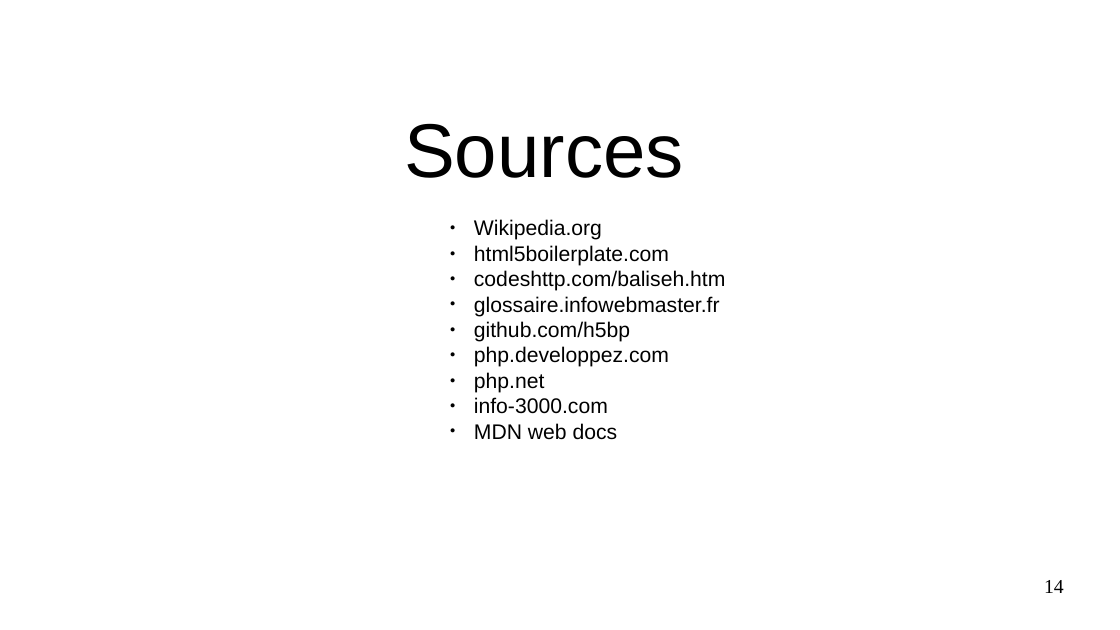
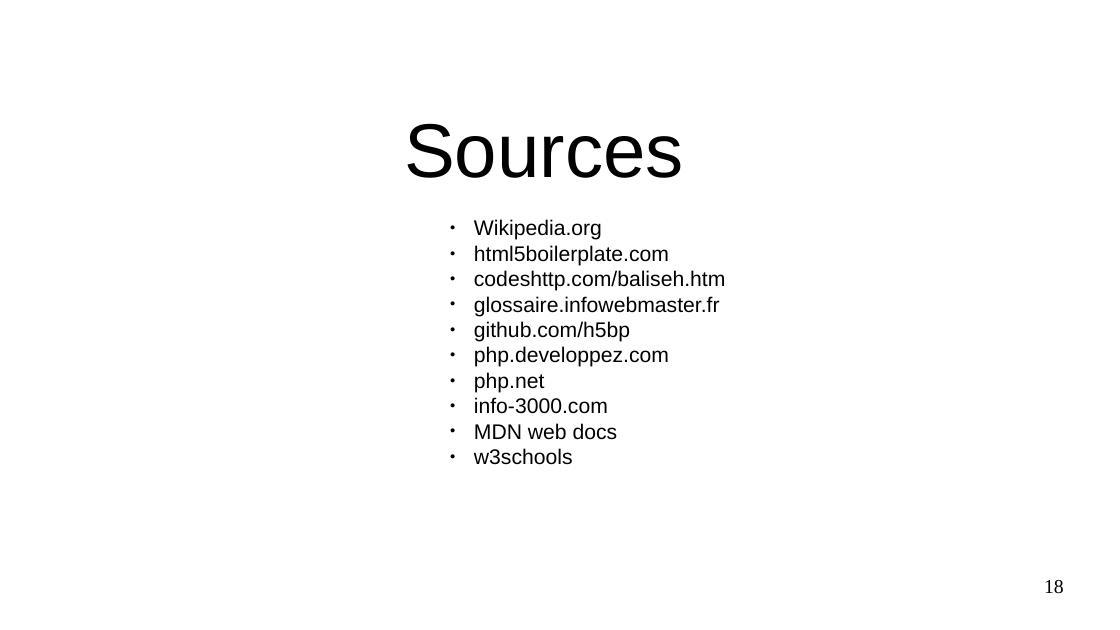
Before and after one commit to dclkent1parker/PresentationLangages, a slide deck: slide 18 of final.odp (slide 14 before the commit). Drawn at 1120x630 pixels with LibreOffice and Linux fonts; fonts in the diff are those of the drawing. Boxes give left, top, right and bottom in pixels: in the first picture for what was removed or moved away, otherwise in the second. Text is boxed around its words. In the diff, an @@ line names an element or a change of style, - is before the commit and + after.

Commit message:
final3

```diff
--- a/final.odp
+++ b/final.odp
@@ text at (474, 448, 573, 465): paragraph added @@
+● w3schools
@@ page number at (1044, 580, 1064, 594): text changed @@
-14
+18
```
Also in this commit, not shown: 1 other slide changed, 4 slides added.
